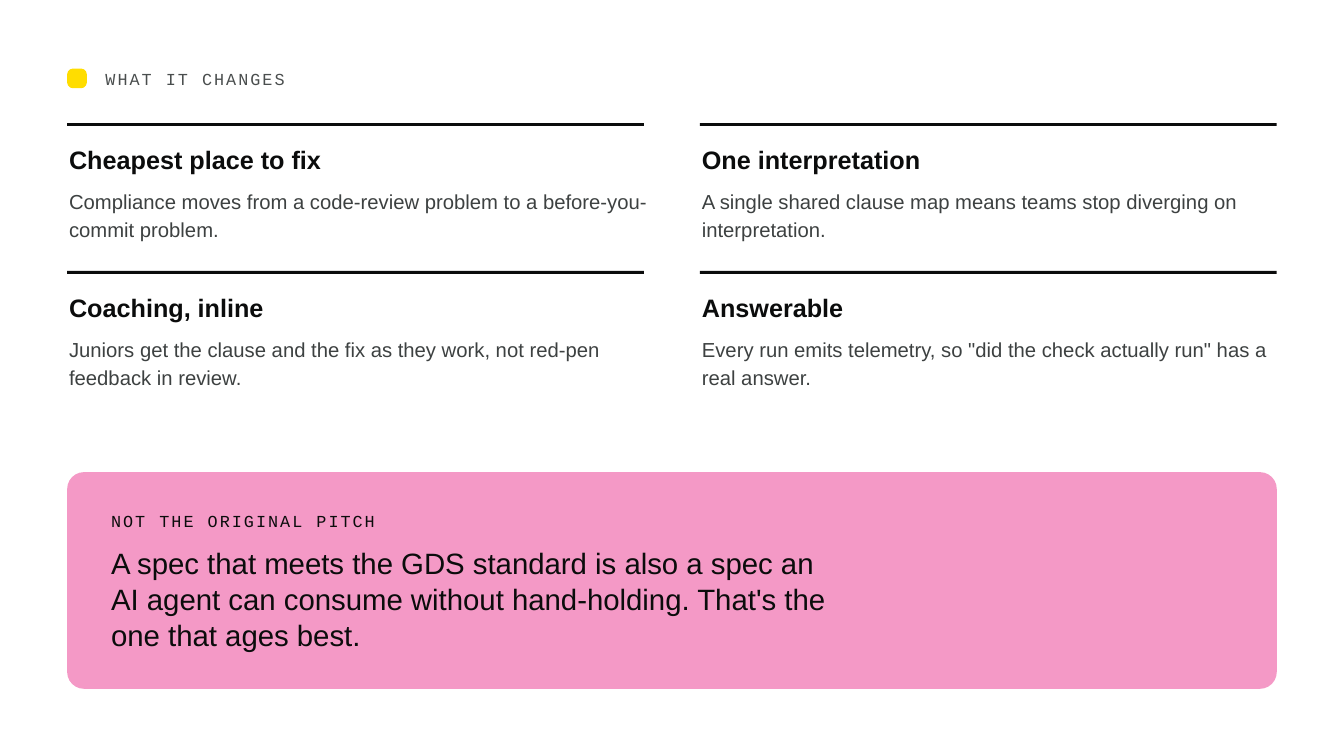
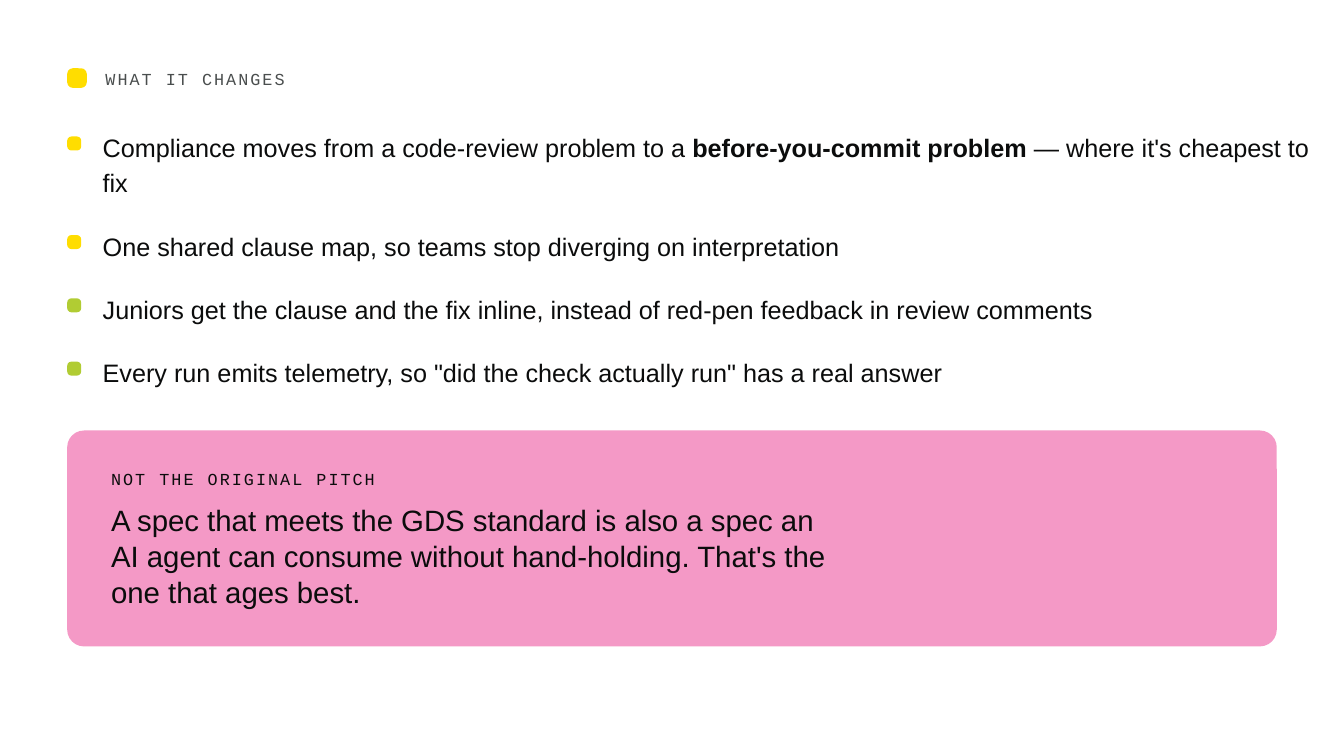
Before and after one commit to wilsonadenuga/pre-commit-gds-api-schema-checker, a slide deck: slide 6 of GDS_API_Schema_Checker.pptx. Drawn at 1344x756 pixels with LibreOffice and Linux fonts; fonts in the diff are those of the drawing. Boxes give left, top, right and bottom in pixels: in the first picture for what was removed or moved away, otherwise in the second. Text is boxed around its words. In the diff, an @@ line names an element or a change of style, - is before the commit and + after.

```diff
--- a/GDS_API_Schema_Checker.pptx
+++ b/GDS_API_Schema_Checker.pptx
@@ rectangle removed at [67, 123, 644, 126] @@
@@ rounded rectangle added at [67, 136, 81, 151], fill #FFDD00 @@
@@ text at [103, 138, 1309, 192]: text changed; bold off @@
-Cheapest place to fix
+Compliance moves from a code-review problem to a before-you-commit problem — where it's cheapest to fix
@@ rectangle removed at [700, 123, 1277, 126] @@
@@ text removed at [702, 150, 920, 175] @@
-One interpretation
@@ text removed at [69, 194, 647, 241] @@
-Compliance moves from a code-review problem to a before-you-commit problem.
@@ rounded rectangle added at [67, 235, 81, 249], fill #FFDD00 @@
@@ text at [103, 237, 839, 261]: text changed; size 21.8 to 27 pt; text colour #3D4141 to #0B0C0C @@
-A single shared clause map means teams stop diverging on interpretation.
+One shared clause map, so teams stop diverging on interpretation
@@ rectangle removed at [67, 271, 644, 274] @@
@@ rounded rectangle added at [67, 298, 81, 312], fill #B1CC33 @@
@@ text removed at [69, 298, 264, 323] @@
-Coaching, inline
@@ rectangle removed at [700, 271, 1277, 274] @@
@@ text removed at [702, 298, 843, 318] @@
-Answerable
@@ text at [103, 300, 1092, 325]: text changed; size 21.8 to 27 pt; text colour #3D4141 to #0B0C0C @@
-Juniors get the clause and the fix as they work, not red-pen feedback in review.
+Juniors get the clause and the fix inline, instead of red-pen feedback in review comments
@@ rounded rectangle added at [67, 362, 81, 376], fill #B1CC33 @@
@@ text at [103, 363, 942, 388]: text changed; size 21.8 to 27 pt; text colour #3D4141 to #0B0C0C @@
-Every run emits telemetry, so "did the check actually run" has a real answer.
+Every run emits telemetry, so "did the check actually run" has a real answer
@@ 2 texts, 1 rounded rectangle: place and size @@
-2 texts, 1 rounded rectangle at [67, 472, 1277, 689]
+2 texts, 1 rounded rectangle at [67, 431, 1277, 646]
```
Also in this commit, not shown: 6 other slides changed.
